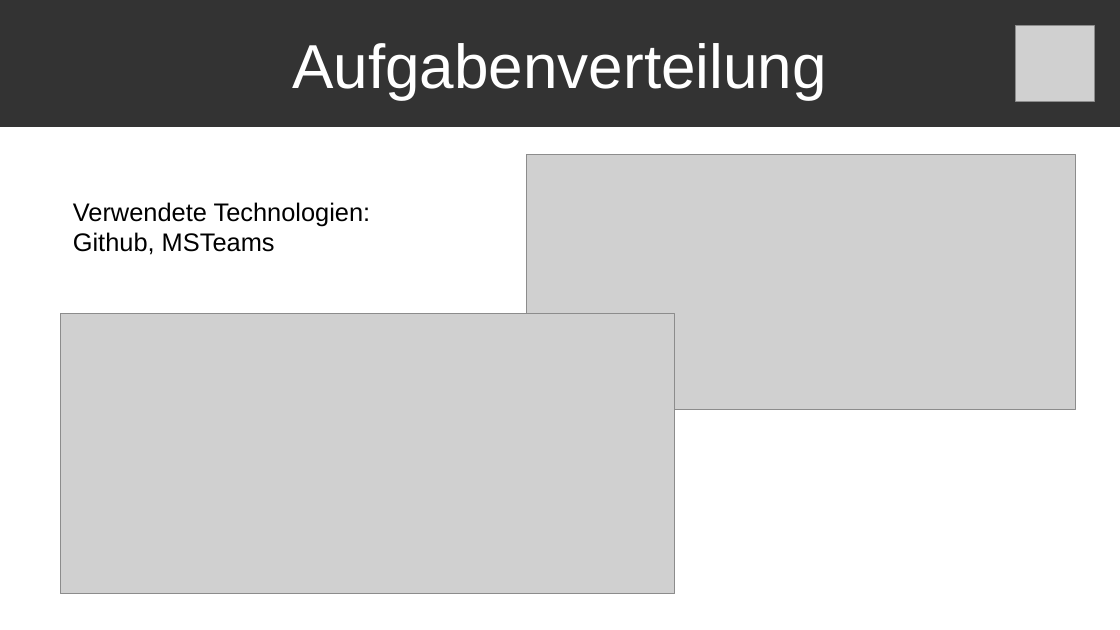
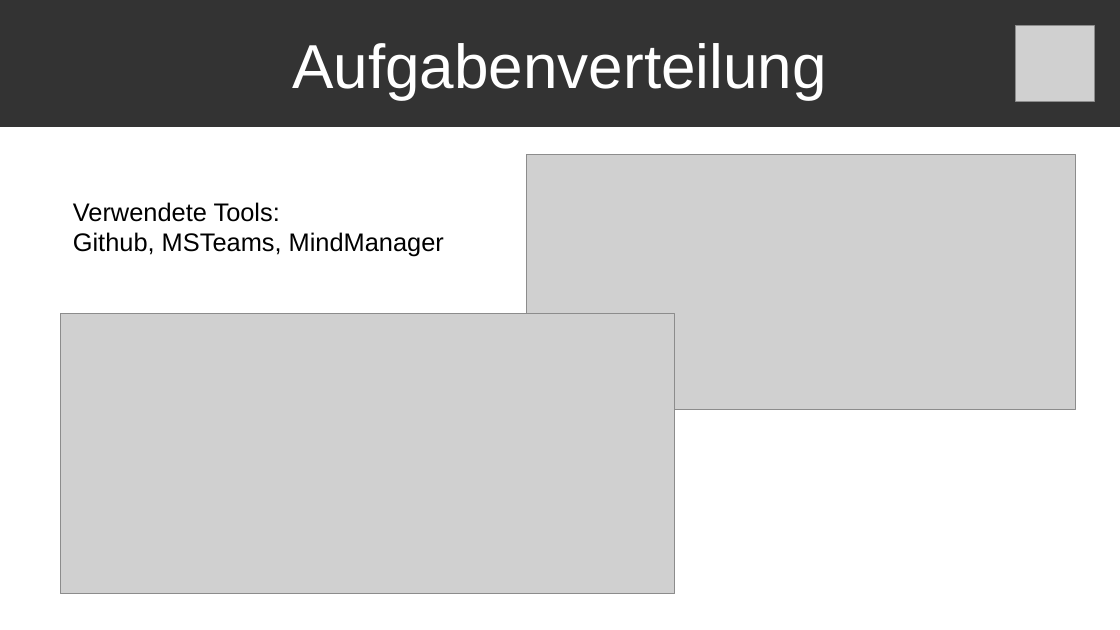
Before and after one commit to felixslama/aether, a slide deck: slide 6 of documentation/aether_one_1.odp. Drawn at 1120x630 pixels with LibreOffice and Linux fonts; fonts in the diff are those of the drawing; grey boxes stand for pictures. Boxes give left, top, right and bottom in pixels: in the first picture for what was removed or moved away, otherwise in the second. Text is boxed around its words. In the diff, an @@ line names an element or a change of style, - is before the commit and + after.

Commit message:
small changes to powerpoint

```diff
--- a/documentation/aether_one_1.odp
+++ b/documentation/aether_one_1.odp
@@ text at (73, 202, 444, 257): text changed @@
-Verwendete Technologien:
-Github, MSTeams
+Verwendete Tools:
+Github, MSTeams, MindManager
```
Also in this commit, not shown: 1 other slide changed, 1 other file.
